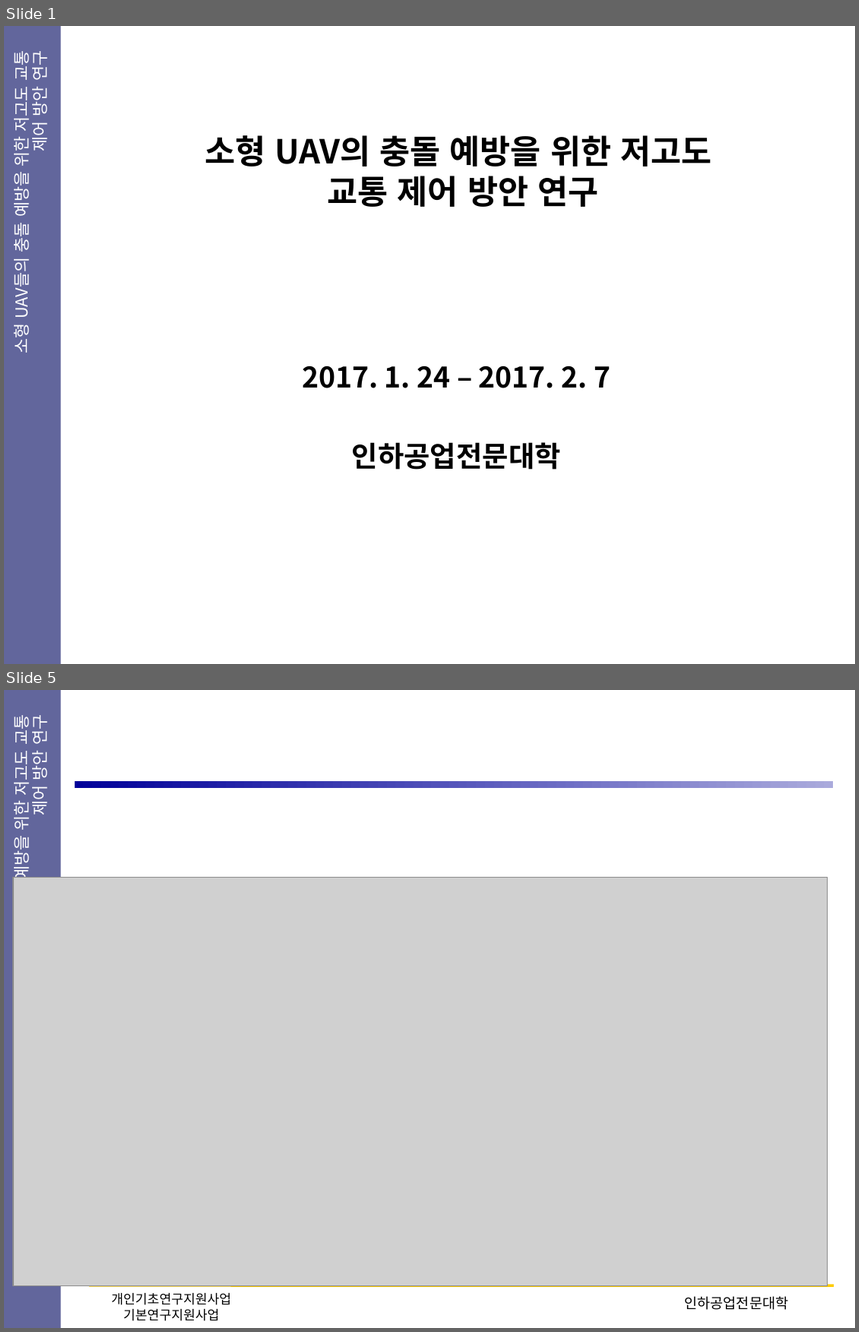
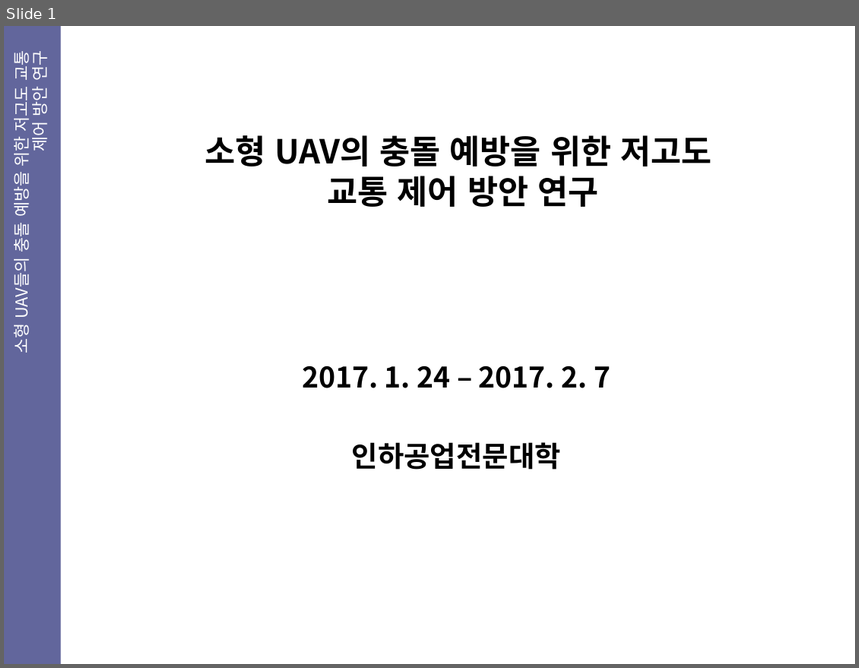
Before and after one commit to Jeonggiyoon/unityProjectPPT, a slide deck: 유니티 ppt/unity 17. 2.14.pptx. Shown one above the other, each under a label of ours: slides 1 and 5 before the commit, slide 1 after it; the slides between them are not shown. The pictures are 859x1332 and 859x668 pixels, drawn with LibreOffice and Linux fonts; fonts in the diff are those of the drawing; grey boxes stand for pictures. Boxes give left, top, right and bottom in pixels: in the first picture for what was removed or moved away, otherwise in the second. Text is boxed around its words. In the diff, an @@ line names an element or a change of style, - is before the commit and + after.

```diff
--- a/유니티 ppt/unity 17. 2.14.pptx
+++ b/유니티 ppt/unity 17. 2.14.pptx
@@ slide 5 removed at [4, 690, 855, 1328], background #FFFFFF; not listed: 2 template elements that a slide beside it also shows @@
@@ rectangle removed at [75, 781, 834, 788] @@
@@ picture removed at [13, 877, 827, 1286] @@
@@ line removed from (89, 1286) to (834, 1286) @@
@@ text removed at [111, 1293, 231, 1322] @@
-개인기초연구지원사업
-기본연구지원사업
@@ text removed at [684, 1296, 788, 1310] @@
-인하공업전문대학
```
Also in this commit, not shown: 15 slides added, 10 other slides removed, 13 other files.
